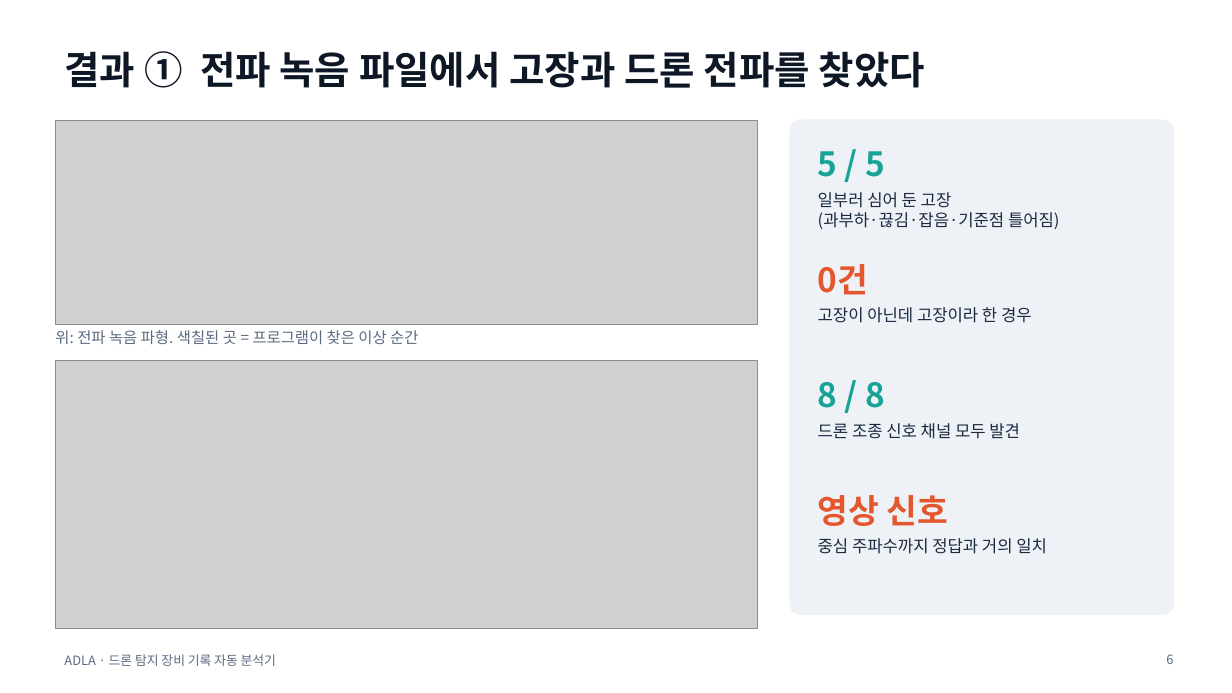
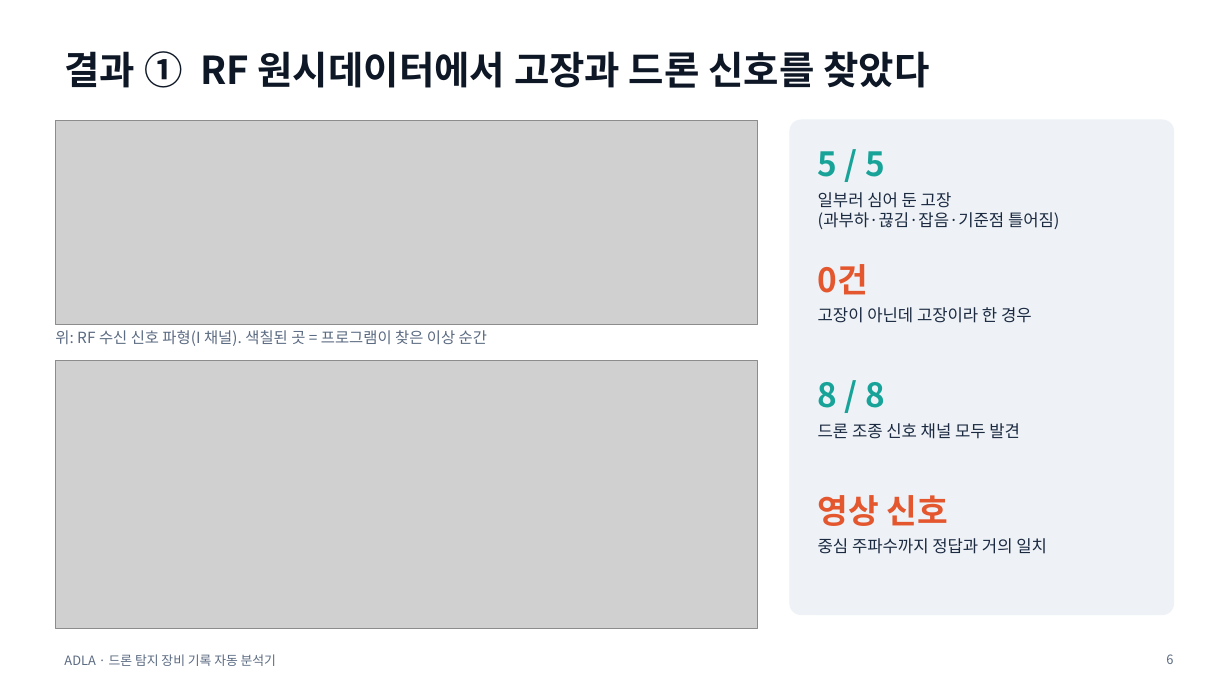
Before and after one commit to taeseokyoon/antidrone-log-analyzer, a slide deck: slide 6 of docs/ADLA_presentation.pptx. Drawn at 1232x693 pixels with LibreOffice and Linux fonts; fonts in the diff are those of the drawing; grey boxes stand for pictures. Boxes give left, top, right and bottom in pixels: in the first picture for what was removed or moved away, otherwise in the second. Text is boxed around its words. In the diff, an @@ line names an element or a change of style, - is before the commit and + after.

```diff
--- a/docs/ADLA_presentation.pptx
+++ b/docs/ADLA_presentation.pptx
@@ title at (65,51,929,88): text changed @@
-결과 ① 전파 녹음 파일에서 고장과 드론 전파를 찾았다
+결과 ① RF 원시데이터에서 고장과 드론 신호를 찾았다
@@ text at (55,330,487,346): text changed @@
-위: 전파 녹음 파형. 색칠된 곳 = 프로그램이 찾은 이상 순간
+위: RF 수신 신호 파형(I 채널). 색칠된 곳 = 프로그램이 찾은 이상 순간
```
Also in this commit, not shown: 4 other slides changed, 2 other files.
